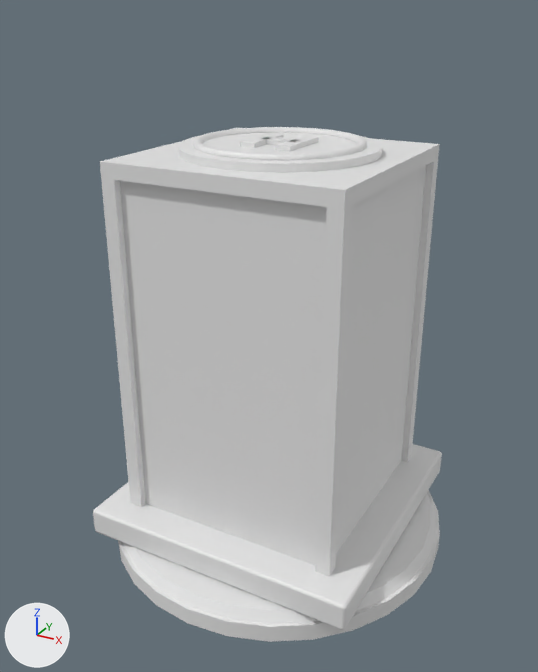
An edit to the glTF model art/models/tier-12-office-tower.glb, drawn before and after from the same camera.
The view is the same before and after, from a 50 mm camera at (0.91, -1.712, 1.485) aimed at (-0.01, -0.039, 0.649). The axes (+X, +Y, +Z) are drawn at lower left. The lights are the same throughout. The first picture is the older version. Materials are left out; every surface is plain grey. Where no turn or scale is listed for an object, it has been applied to the vertices. Vertices at exactly the same position are counted once.

Script lines for the objects in view, before the commit:
```python
me_mesh_0 = bpy.data.meshes.new('Mesh_0')
me_mesh_0.from_pydata(...)  # 331 vertices, 632 faces; spans x -0.5..0.5, y -0.5..0.5, z 0.0..1.169
me_mesh_0.materials.append(mat_material_0)
# before: 271 (0.3, -0.3, 1.109), 273 (0.3, 0.3, 1.109), 275 (-0.3, 0.3, 1.109), 277 (-0.3, -0.3, 1.109)
me_mesh_1 = bpy.data.meshes.new('Mesh_1')
me_mesh_1.from_pydata(...)  # 36 vertices, 60 faces; spans x -0.32..0.32, y -0.32..0.32, z 0.155..1.149
me_mesh_1.materials.append(mat_material_1)
me_mesh_2 = bpy.data.meshes.new('Mesh_2')
me_mesh_2.from_pydata(...)  # 175 vertices, 324 faces; spans x -0.222..0.222, y -0.222..0.222, z 1.16..1.181
me_mesh_2.materials.append(mat_material_2)
ob_gloss = bpy.data.objects.new('gloss', me_mesh_1)
ob_gloss.location = (0.0, 0.0, 0.0)
ob_glow = bpy.data.objects.new('glow', me_mesh_2)
ob_glow.location = (0.0, 0.0, 0.0)
ob_toon = bpy.data.objects.new('toon', me_mesh_0)
ob_toon.location = (0.0, 0.0, 0.0)
```
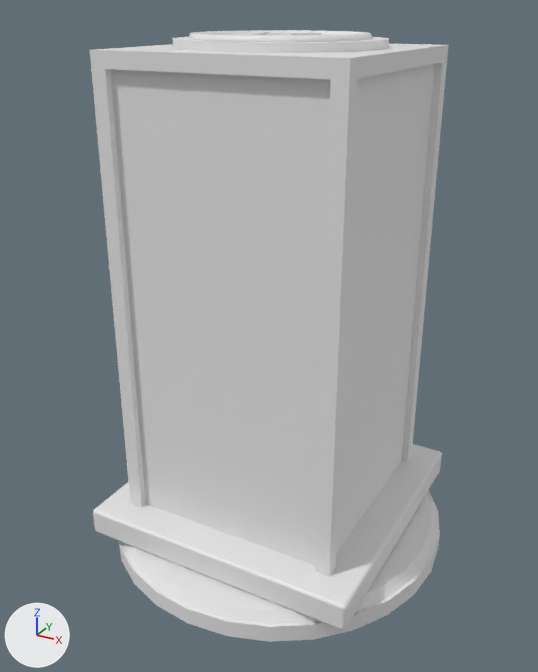
Where the change shows, as pixel boxes [x1, y1, x2, y2] in the pictures (538 x 672 px; the box of a moved part takes in the faces that stretch with it):
'toon', reshaped (19% taller): before [93, 132, 442, 642]; after [93, 37, 442, 642]
'gloss', reshaped (19% taller): before [100, 128, 440, 576]; after [90, 44, 448, 576]
'glow', moved: before [193, 127, 367, 160]; after [188, 30, 373, 42]
part 1 of me_mesh_0, moved or reshaped: before [178, 132, 383, 173]; after [172, 37, 389, 53]
part 2 of me_mesh_0, moved or reshaped: before [120, 166, 426, 225]; after [111, 64, 435, 225]
part 3 of me_mesh_1, added: after [90, 44, 448, 80]
part 4 of me_mesh_1, reshaped: before [100, 128, 440, 225]; after [91, 61, 447, 225]

The change in detail:
me_mesh_0 is used by ob_toon; location (0.0, 0.0, 0.0).
me_mesh_0 had 331 vertices, 632 faces and spanned x -0.5..0.5, y -0.5..0.5, z 0.0..1.169.
me_mesh_0 now has 331 vertices, 632 faces and spans x -0.5..0.5, y -0.5..0.5, z 0.0..1.42.
me_mesh_0 part 1: the loose piece of 52 vertices spanning x -0.26..0.26, y -0.26..0.26, z 1.149..1.169 is moved by (0.0, 0.0, 0.251).
Part 2, on me_mesh_0:
Vertices 271, 273, 275, 277 of me_mesh_0 move by (0.0, 0.0, 0.251).
me_mesh_1 is used by ob_gloss; location (0.0, 0.0, 0.0).
me_mesh_1 had 36 vertices, 60 faces and spanned x -0.32..0.32, y -0.32..0.32, z 0.155..1.149.
me_mesh_1 now has 40 vertices, 60 faces and spans x -0.32..0.32, y -0.32..0.32, z 0.155..1.4.
me_mesh_1 part 3: a new loose piece, a box spanning x -0.32..0.32, y -0.32..0.32, z 1.36..1.4.
Part 4, on me_mesh_1:
8 vertices are removed from x -0.32..0.32, y -0.32..0.32, z 1.109..1.149.
30 faces are deleted.
12 vertices in x -0.32..0.32, y -0.32..0.32, z 1.109 move by (0.0, 0.0, 0.251).
4 vertices are added at (-0.32, 0.32, 1.36), (0.32, 0.32, 1.36), (-0.32, -0.32, 1.36), (0.32, -0.32, 1.36).
18 new faces join them.
me_mesh_2 is used by ob_glow; location (0.0, 0.0, 0.0).
me_mesh_2 had 175 vertices, 324 faces and spanned x -0.222..0.222, y -0.222..0.222, z 1.16..1.181.
me_mesh_2 now has 175 vertices, 324 faces and spans x -0.222..0.222, y -0.222..0.222, z 1.411..1.432.
me_mesh_2 part 5: the whole mesh is moved by (0.0, 0.0, 0.251).
